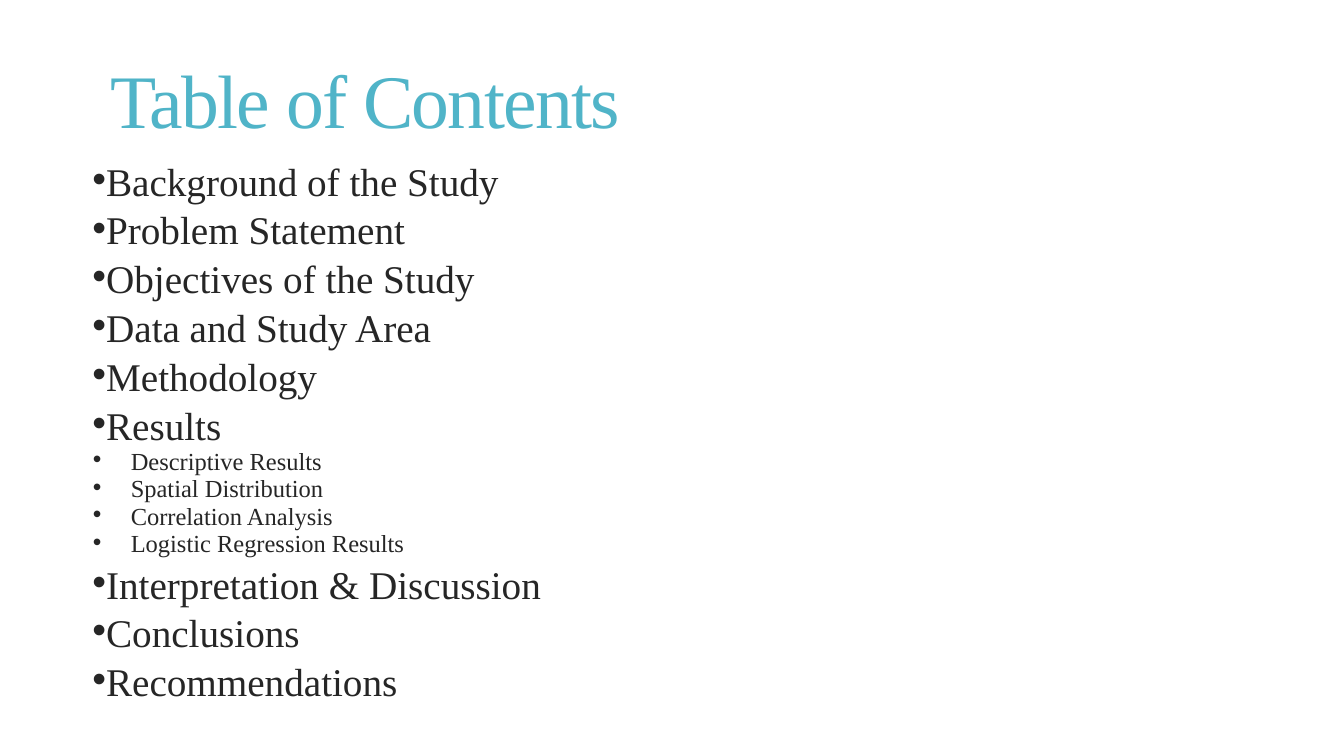
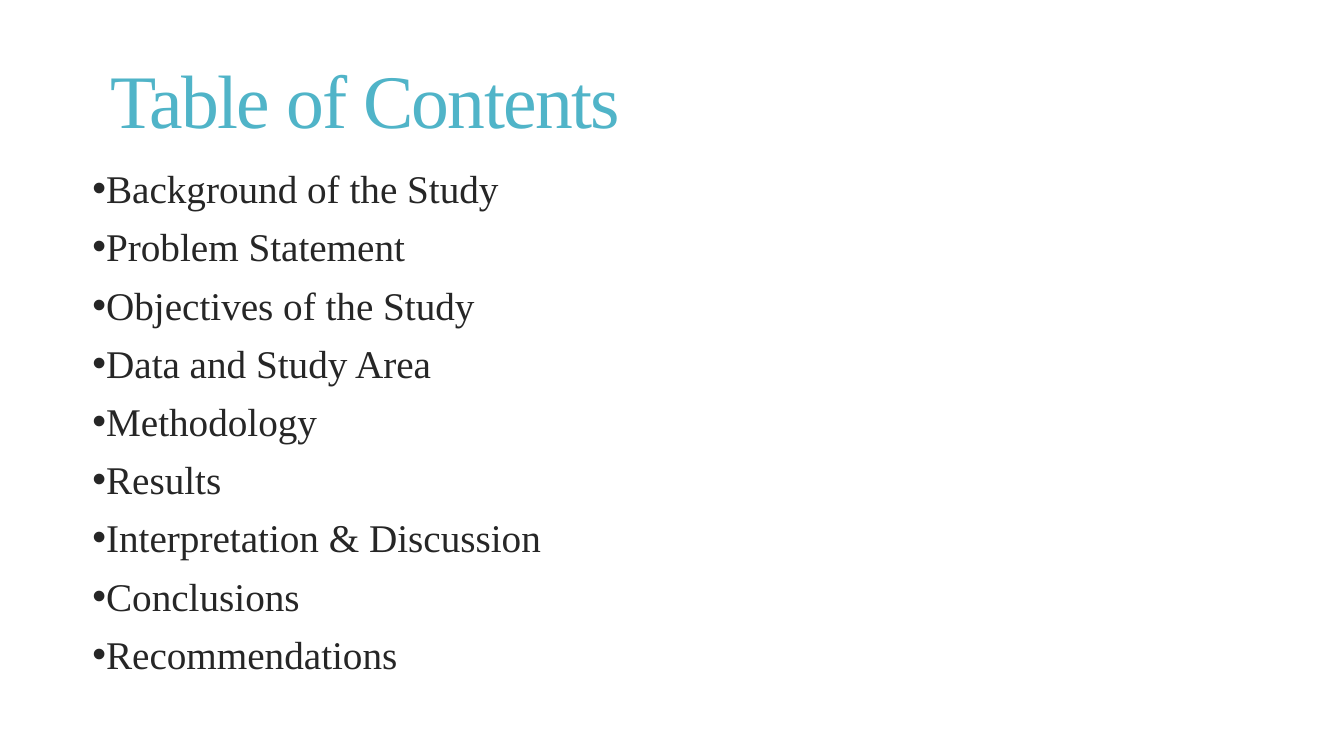
Before and after one commit to lornakendi/road_accidents_proj, a slide deck: slide 2 of report_n_presentation/Spatio-Temporal Analysis of Road Traffic Crashes in Kenya.pptx. Drawn at 1344x756 pixels with LibreOffice and Linux fonts; fonts in the diff are those of the drawing. Boxes give left, top, right and bottom in pixels: in the first picture for what was removed or moved away, otherwise in the second. Text is boxed around its words. In the diff, an @@ line names an element or a change of style, - is before the commit and + after.

```diff
--- a/report_n_presentation/Spatio-Temporal Analysis of Road Traffic Crashes in Kenya.pptx
+++ b/report_n_presentation/Spatio-Temporal Analysis of Road Traffic Crashes in Kenya.pptx
@@ text "Background of the Study" at (106, 175, 541, 670): line spacing 0.65 to 0.85 @@
@@ text at (131, 453, 404, 558): paragraphs removed @@
-  • Descriptive Results
-  • Spatial Distribution
-  • Correlation Analysis
-  • Logistic Regression Results
```
Also in this commit, not shown: 6 other slides changed, 1 slide added, 1 other file.
